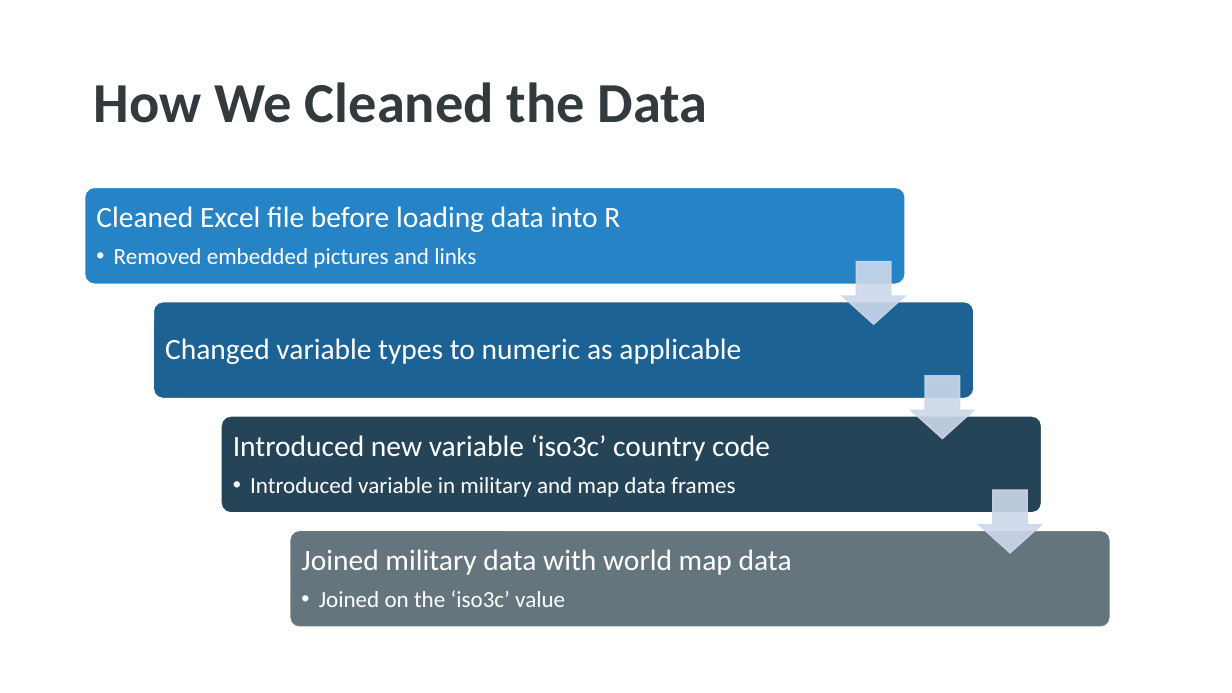
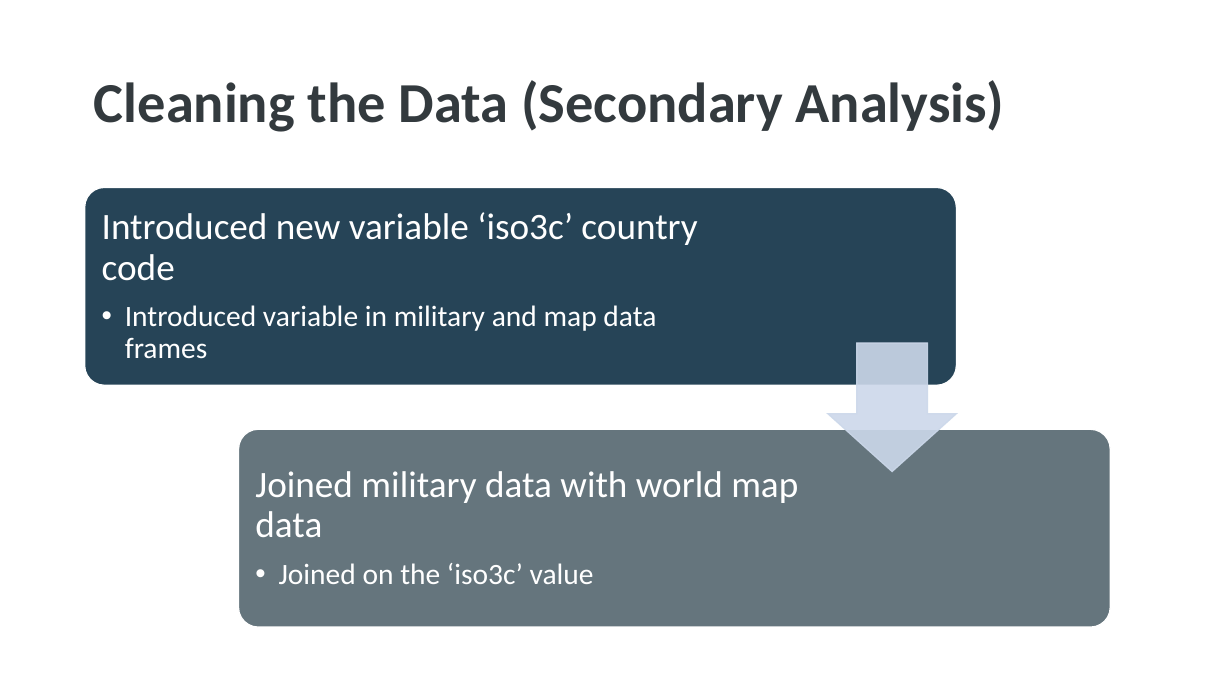
Before and after one commit to xazip/ds202_Final_Project, a slide deck: slide 7 of DS 202 Final Presentation.pptx (slide 4 before the commit). Drawn at 1232x693 pixels with LibreOffice and Linux fonts; fonts in the diff are those of the drawing. Boxes give left, top, right and bottom in pixels: in the first picture for what was removed or moved away, otherwise in the second. Text is boxed around its words. In the diff, an @@ line names an element or a change of style, - is before the commit and + after.

```diff
--- a/DS 202 Final Presentation.pptx
+++ b/DS 202 Final Presentation.pptx
@@ title at [94, 80, 1005, 132]: text changed @@
-How We Cleaned the Data
+Cleaning the Data (Secondary Analysis)
@@ rounded rectangle: place and size @@
-rounded rectangle at [85, 188, 906, 285]
+rounded rectangle at [85, 188, 957, 385]
@@ rounded rectangle at [85, 188, 957, 385]: fill #2683C6 to #264457 @@
@@ text "Introduced new variable ‘iso3c’ country ...": place and size @@
-text "Introduced new variable ‘iso3c’ country ..." at [233, 435, 770, 497]
+text "Introduced new variable ‘iso3c’ country ..." at [102, 212, 697, 359]
@@ text "Introduced new variable ‘iso3c’ country ..." at [102, 212, 697, 359]: size 23 to 29 pt in "Introduced new variable ‘iso3c’ country code"; size 18 to 23 pt in "Introduced variable in military and map data ..."; more space between paragraphs; indent changed @@
@@ down arrow: place and size @@
-down arrow at [911, 376, 974, 439]
+down arrow at [828, 343, 957, 471]
@@ rounded rectangle: place and size @@
-rounded rectangle at [290, 531, 1111, 628]
+rounded rectangle at [238, 430, 1110, 628]
@@ text "Joined military data with world ...": place and size @@
-text "Joined military data with world ..." at [301, 549, 792, 607]
+text "Joined military data with world ..." at [255, 471, 798, 584]
@@ text "Joined military data with world ..." at [255, 471, 798, 584]: size 23 to 29 pt in "Joined military data with world map data"; size 18 to 23 pt in "Joined on the ‘iso3c’ value"; more space between paragraphs; indent changed @@
@@ group removed at [96, 206, 1042, 553]: 2 texts, 2 rounded rectangles, 2 down arrows @@
-Cleaned Excel file before loading data into R
-  • Removed embedded pictures and links
-Changed variable types to numeric as applicable
```
Also in this commit, not shown: 7 other slides changed, 3 slides added.
